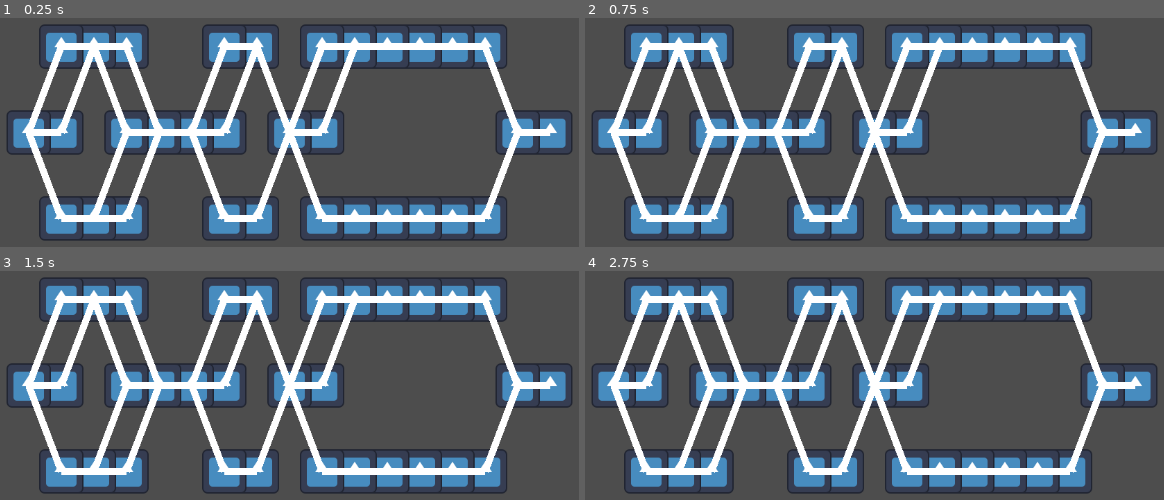
Above: before the commit, frames 1-4 (two rows, left to right).
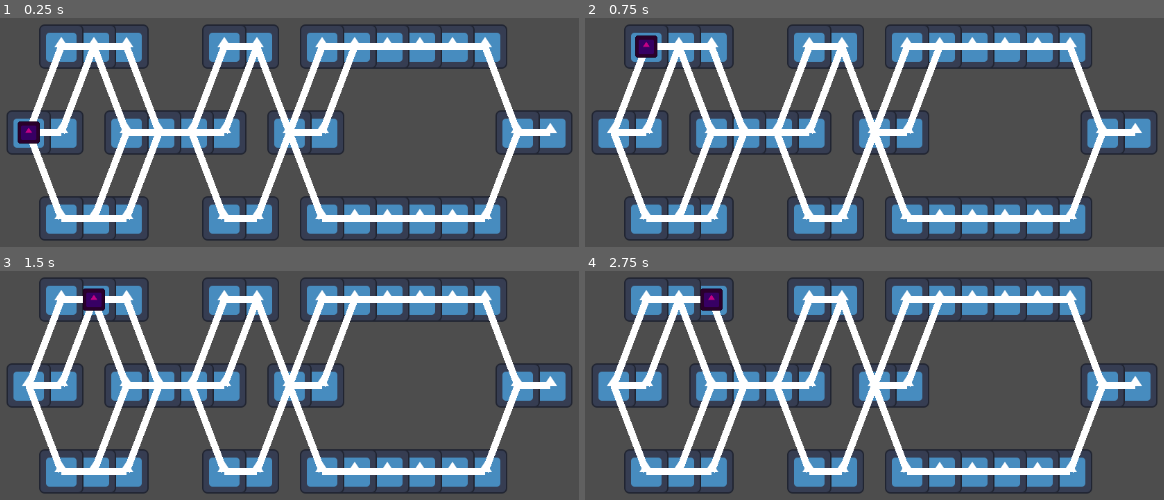
Above: after the commit, the same moments.

Repository: hulien22/ldjam54
Game: Godot game, scene res://scenes/map.tscn
Same seed, same stepped clock (60 frames per second), same inputs: the game is played once before the commit and once after it. The project has no main scene, so this scene is started directly. The engine's default icon, where the game draws it, is replaced by a stand-in: a white triangle on a blue panel in a dark square.
Inputs (mouse positions are in pixels of both pictures, inside the frame that each line leads up to):
- Up to frame 1 (0.25 s): no input
- Up to frame 2 (0.75 s): click (648, 45) at 0.52 s
- Up to frame 3 (1.5 s): click (92, 298) at 1.25 s
- Up to frame 4 (2.75 s): click (712, 298) at 2.02 s

The runs differ from the first frame. In frame 1, 0.4% of the frame differs, in the area x 2-7%, y 44-56%; in frame 2, 0.4%, in the area x 8-13%, y 7-18%; in frame 3, 0.4%; in frame 4, 0.4%.

Commit message:
add player marker initial

Diff:
--- /dev/null
+++ b/scenes/PlayerMapMarker.tscn
@@ -0,0 +1,9 @@
+[gd_scene load_steps=2 format=3 uid="uid://bqj0ydbf1wtnw"]
+
+[ext_resource type="Texture2D" uid="uid://caiiw0boachdi" path="res://art/icon.svg" id="1_xomq8"]
+
+[node name="PlayerMapMarker" type="Node2D"]
+
+[node name="Sprite2D" type="Sprite2D" parent="."]
+scale = Vector2(0.25, 0.25)
+texture = ExtResource("1_xomq8")
--- a/scenes/map.tscn
+++ b/scenes/map.tscn
@@ -1,6 +1,7 @@
-[gd_scene load_steps=2 format=3 uid="uid://4vkd5e56t4hm"]
+[gd_scene load_steps=3 format=3 uid="uid://4vkd5e56t4hm"]
 
 [ext_resource type="Script" path="res://scripts/Map.gd" id="1_5iiuj"]
+[ext_resource type="PackedScene" uid="uid://bqj0ydbf1wtnw" path="res://scenes/PlayerMapMarker.tscn" id="2_ccopb"]
 
 [node name="map" type="Node2D"]
 script = ExtResource("1_5iiuj")
@@ -10,3 +11,7 @@
 right_margin = 200
 top_margin = 200
 bottom_margin = 200
+
+[node name="PlayerMapMarker" parent="." instance=ExtResource("2_ccopb")]
+modulate = Color(0.772549, 0, 0.52549, 1)
+z_index = 100
--- a/scripts/Map.gd
+++ b/scripts/Map.gd
@@ -70,9 +70,11 @@
 	start.moved_to_location.connect(_on_moved_to_location)
 
 	current_location = start
+	$PlayerMapMarker.position = start.position
 
 func _on_moved_to_location(location: Location):
 	for connection in current_location.connections:
 		connection.activate(false)
 	current_location = location
+	$PlayerMapMarker.position = location.position
 	print(location.position)
